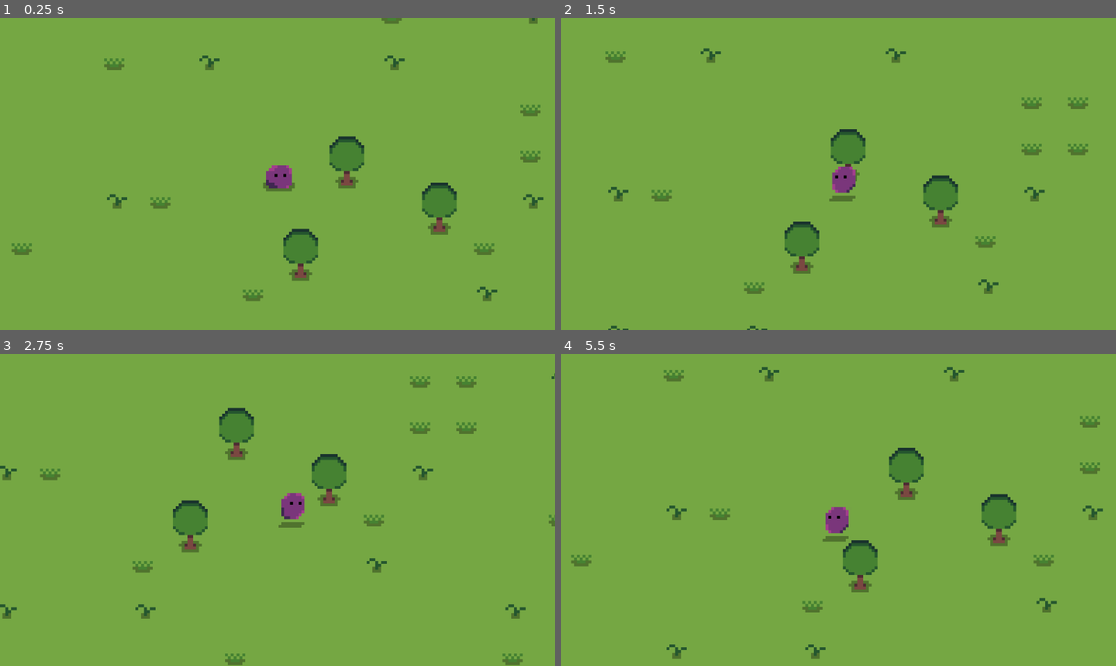
Above: before the commit, frames 1-4 (two rows, left to right).
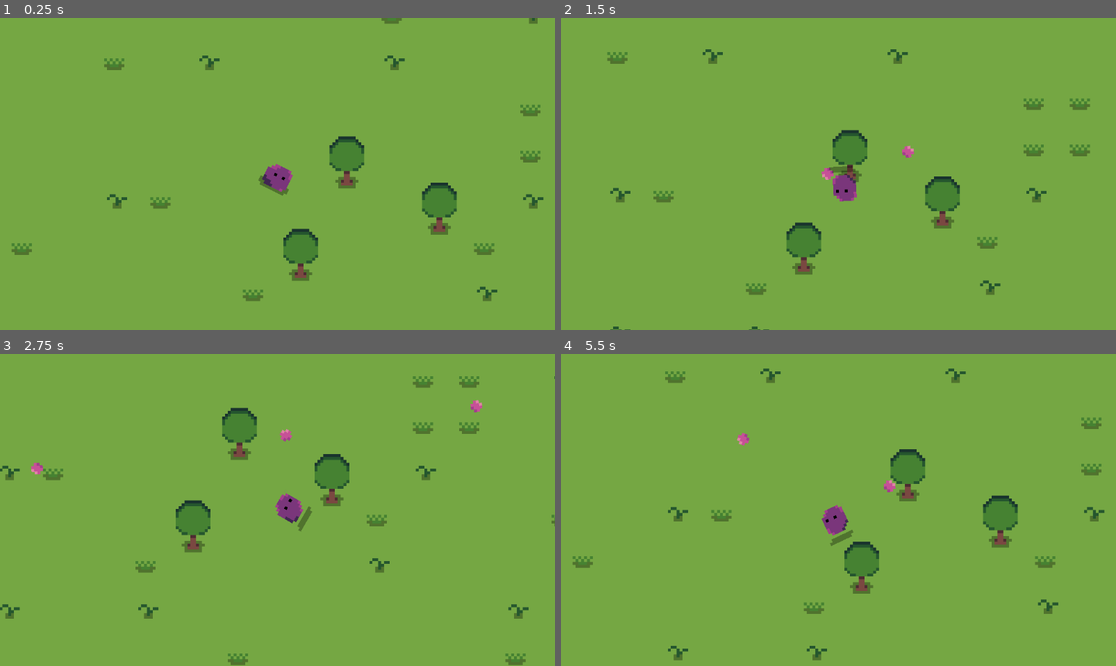
Above: after the commit, the same moments.

Repository: zmoreq/MiniProjectGodot-1-
Game: Godot game, scene res://scenes/game.tscn
The game is run twice, just before and just after one commit, with the same random seed, the same clock (stepped at 60 frames per second) and the same inputs.
Inputs (mouse positions are in pixels of both pictures, inside the frame that each line leads up to):
- Up to frame 1 (0.25 s): no input
- Up to frame 2 (1.5 s): move the mouse to (960, 158) at 0.52 s; hold D (move_right) 0.53-1.28 s; tap Space (attack) at 0.6, 1.35 s; move the mouse to (727, 189) at 1.27 s; hold S (move_down) from 1.28 s (still down)
- Up to frame 3 (2.75 s): move the mouse to (333, 441) at 2.02 s; release S (move_down) at 2.03 s; hold D (move_right) from 2.03 s (still down); tap Space (attack) at 2.1 s
- Up to frame 4 (5.5 s): move the mouse to (810, 572) at 2.77 s; release D (move_right) at 2.78 s; hold W (move_up) 2.78-3.53 s; tap Space (attack) every 0.75 s from 2.85 to 5.1 s; move the mouse to (1005, 556) at 3.52 s; hold A (move_left) 3.53-5.03 s; move the mouse to (672, 463) at 4.27 s; move the mouse to (866, 510) at 5.02 s; hold S (move_down) from 5.03 s (still down)

The runs differ from the first frame. In frame 1, 0.2% of the frame differs, in the area x 46-54%, y 46-58%; in frame 2, 2.2%; in frame 3, 2.7%, in the area x 0-100%, y 6-100%; in frame 4, 2.2%.

Commit message:
Added State Machine

Diff:
--- a/project.godot
+++ b/project.godot
@@ -1,8 +1,16 @@
+; Engine configuration file.
+; It's best edited using the editor UI and not directly,
+; since the parameters that go here are not all obvious.
+;
+; Format:
+;   [section] ; section goes between []
+;   param=value ; assign values to parameters
+
 config_version=5
 
 [application]
 
-config/name="Nadir"
+config/name="N A D I R"
 run/main_scene="uid://bx71ayt52r48c"
 config/features=PackedStringArray("4.4", "Forward Plus")
 config/icon="res://icon.svg"
--- a/scenes/Player.tscn
+++ b/scenes/Player.tscn
@@ -1,7 +1,10 @@
-[gd_scene load_steps=11 format=3 uid="uid://w1a1jo5wmw3o"]
+[gd_scene load_steps=14 format=3 uid="uid://w1a1jo5wmw3o"]
 
 [ext_resource type="Texture2D" uid="uid://gvlb1oh2e86m" path="res://sprites/character.png" id="1_p0vlq"]
-[ext_resource type="Script" uid="uid://c2easx6weu7vc" path="res://scenes/player.gd" id="1_v6fml"]
+[ext_resource type="Script" uid="uid://c2easx6weu7vc" path="res://scripts/player/player.gd" id="1_v6fml"]
+[ext_resource type="Script" uid="uid://c63igvekm3rq2" path="res://scripts/states/state_machine.gd" id="3_3li8b"]
+[ext_resource type="Script" uid="uid://qlqepuq13lcc" path="res://scripts/player/player_idle.gd" id="4_mdl7e"]
+[ext_resource type="Script" uid="uid://blq5gqn8v6nte" path="res://scripts/player/player_walk.gd" id="5_qu4a1"]
 
 [sub_resource type="AtlasTexture" id="AtlasTexture_v6fml"]
 atlas = ExtResource("1_p0vlq")
@@ -38,7 +41,7 @@
 }],
 "loop": true,
 "name": &"Idle",
-"speed": 2.0
+"speed": 3.0
 }, {
 "frames": [{
 "duration": 1.0,
@@ -68,8 +71,21 @@
 sprite_frames = SubResource("SpriteFrames_6eyey")
 animation = &"Walk"
 autoplay = "Idle"
-frame_progress = 0.133015
 
 [node name="CollisionShape2D" type="CollisionShape2D" parent="."]
 position = Vector2(0.5, 0.75)
 shape = SubResource("RectangleShape2D_d3wef")
+
+[node name="State Machine" type="Node" parent="." node_paths=PackedStringArray("initial_state")]
+script = ExtResource("3_3li8b")
+initial_state = NodePath("Idle")
+
+[node name="Idle" type="Node" parent="State Machine" node_paths=PackedStringArray("player")]
+script = ExtResource("4_mdl7e")
+player = NodePath("../..")
+metadata/_custom_type_script = "uid://qlqepuq13lcc"
+
+[node name="Walk" type="Node" parent="State Machine" node_paths=PackedStringArray("player")]
+script = ExtResource("5_qu4a1")
+player = NodePath("../..")
+metadata/_custom_type_script = "uid://blq5gqn8v6nte"
--- a/scenes/player.gd
+++ /dev/null
@@ -1,22 +0,0 @@
-extends CharacterBody2D
-
-const SPEED = 30.0
-@onready var animated_sprite_2d: AnimatedSprite2D = $AnimatedSprite2D
-
-func _physics_process(delta: float) -> void:
-
-	var direction := Input.get_vector("move_left", "move_right", "move_up", "move_down")
-
-	if direction:
-		velocity = direction * SPEED
-		animated_sprite_2d.play("Walk")
-		if direction.x > 0:
-			animated_sprite_2d.flip_h = false
-		else:
-			animated_sprite_2d.flip_h = true
-	else:
-		velocity.x = move_toward(velocity.x, 0, SPEED)
-		velocity.y = move_toward(velocity.y, 0, SPEED)
-		animated_sprite_2d.play("Idle")
-
-	move_and_slide()
--- /dev/null
+++ b/scenes/slime_bullet.gd
@@ -0,0 +1,9 @@
+extends Node2D
+
+@export var attackSpeed := 50
+
+func _ready() -> void:
+	pass
+
+func _physics_process(delta: float) -> void:
+	position += transform.x * attackSpeed * delta
--- /dev/null
+++ b/scenes/slime_bullet.tscn
@@ -0,0 +1,17 @@
+[gd_scene load_steps=4 format=3 uid="uid://ltms6oowuwr"]
+
+[ext_resource type="Texture2D" uid="uid://ceogvo4nt8dk8" path="res://sprites/slimeball.png" id="1_jk1lb"]
+[ext_resource type="Script" uid="uid://b7etkr4fbyivi" path="res://scenes/slime_bullet.gd" id="1_yubdh"]
+
+[sub_resource type="CircleShape2D" id="CircleShape2D_yubdh"]
+radius = 2.0
+
+[node name="SlimeBullet" type="CharacterBody2D"]
+script = ExtResource("1_yubdh")
+
+[node name="Sprite2D" type="Sprite2D" parent="."]
+texture = ExtResource("1_jk1lb")
+
+[node name="CollisionShape2D" type="CollisionShape2D" parent="."]
+shape = SubResource("CircleShape2D_yubdh")
+disabled = true
--- /dev/null
+++ b/scripts/player/player.gd
@@ -0,0 +1,24 @@
+extends CharacterBody2D
+class_name Player
+
+@onready var animated_sprite_2d: AnimatedSprite2D = $AnimatedSprite2D
+const BULLET = preload("res://scenes/slime_bullet.tscn")
+func _ready() -> void:
+	pass
+
+func _physics_process(delta: float) -> void:
+	look_at(get_global_mouse_position())
+	if Input.is_action_just_pressed("attack"):
+		var bullet_instance = BULLET.instantiate()
+		get_tree().root.add_child(bullet_instance)
+		bullet_instance.global_position = global_position
+		bullet_instance.rotation = rotation
+	move_and_slide()
+
+func _process(delta: float) -> void:
+	var direction := Input.get_vector("move_left","move_right","move_up","move_down")
+
+	if direction.x > 0:
+		animated_sprite_2d.scale.x = 1
+	elif direction.x < 0:
+		animated_sprite_2d.scale.x = -1
--- /dev/null
+++ b/scripts/player/player_idle.gd
@@ -0,0 +1,23 @@
+extends State
+class_name PlayerIdle
+
+@export var player: CharacterBody2D
+@onready var animated_sprite_2d: AnimatedSprite2D = $"../../AnimatedSprite2D"
+
+func Enter():
+	animated_sprite_2d.play("Idle")
+
+func Update(_delta: float):
+	pass
+
+func Physics_Update(_delta: float):
+	var direction := Input.get_vector("move_left","move_right","move_up","move_down")
+
+	if direction:
+		Change_State("walk")
+
+func Exit():
+	pass
+
+func Change_State(state_name: String):
+	Transitioned.emit(self, state_name)
--- /dev/null
+++ b/scripts/player/player_walk.gd
@@ -0,0 +1,26 @@
+extends State
+class_name PlayerWalk
+
+@export var player: CharacterBody2D
+@export var movementSpeed := 30.0
+@onready var animated_sprite_2d: AnimatedSprite2D = $"../../AnimatedSprite2D"
+
+func Enter():
+	animated_sprite_2d.play("Walk")
+
+func Update(_delta: float):
+	pass
+
+func Physics_Update(_delta: float):
+	var direction := Input.get_vector("move_left","move_right","move_up","move_down").normalized()
+
+	player.velocity = direction * movementSpeed
+
+	if !direction:
+		Change_State("Idle")
+
+func Exit():
+	pass
+
+func Change_State(state_name: String):
+	Transitioned.emit(self, state_name)
--- /dev/null
+++ b/scripts/states/state.gd
@@ -0,0 +1,19 @@
+extends Node
+class_name State
+
+signal Transitioned
+
+func Enter():
+	pass
+
+func Exit():
+	pass
+
+func Update(_delta: float):
+	pass
+
+func Physics_Update(_delta: float):
+	pass
+
+func Change_State(state_name: String):
+	pass
--- /dev/null
+++ b/scripts/states/state_machine.gd
@@ -0,0 +1,38 @@
+extends Node
+class_name StateMachine
+
+@export var initial_state : State
+
+var current_state : State
+var states : Dictionary = {}
+
+func _ready() -> void:
+	for child in get_children():
+		if child is State:
+			states[child.name.to_lower()] = child
+			child.Transitioned.connect(on_child_transition)
+	if initial_state:
+		initial_state.Enter()
+		current_state = initial_state
+
+func _process(delta: float) -> void:
+	if current_state:
+		current_state.Update(delta)
+
+func _physics_process(delta: float) -> void:
+	if current_state:
+		current_state.Physics_Update(delta)
+
+func on_child_transition(state, new_state_name):
+	if state != current_state:
+		return
+
+	var new_state : State = states.get(new_state_name.to_lower())
+	if !new_state:
+		return
+
+	if current_state:
+		current_state.Exit()
+
+	new_state.Enter()
+	current_state = new_state
Not shown: 3 places in scenes/game.tscn that only renumber resources
Not shown, added: scenes/slime_bullet.gd.uid
Renamed: scenes/player.gd.uid -> scripts/player/player.gd.uid
Not shown, added: scripts/player/player_idle.gd.uid
Not shown, added: scripts/player/player_walk.gd.uid
Not shown, added: scripts/states/state.gd.uid
Not shown, added: scripts/states/state_machine.gd.uid
Binary file added: sprites/slimeball.png
Not shown, added: sprites/slimeball.png.import
